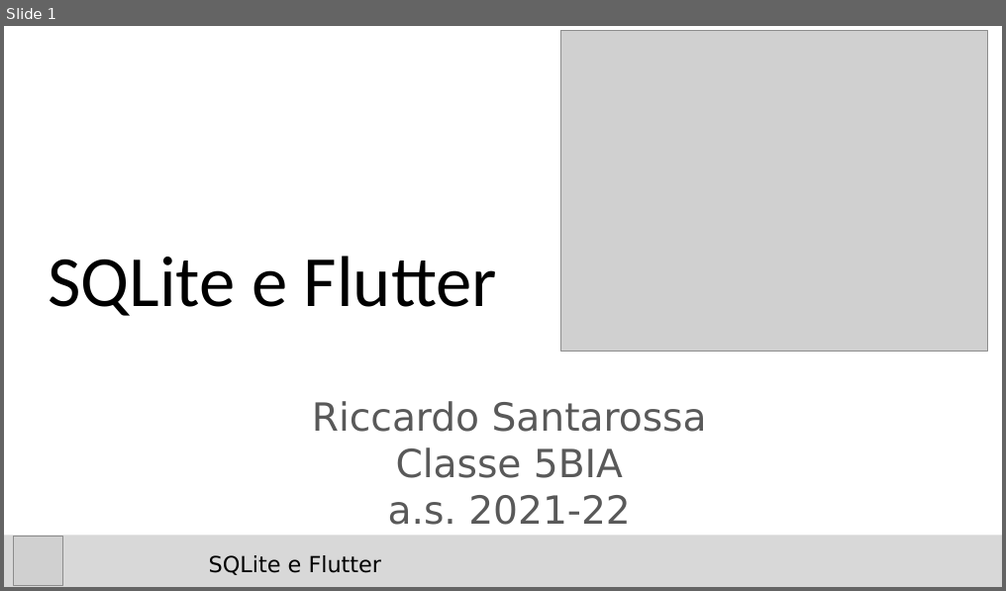
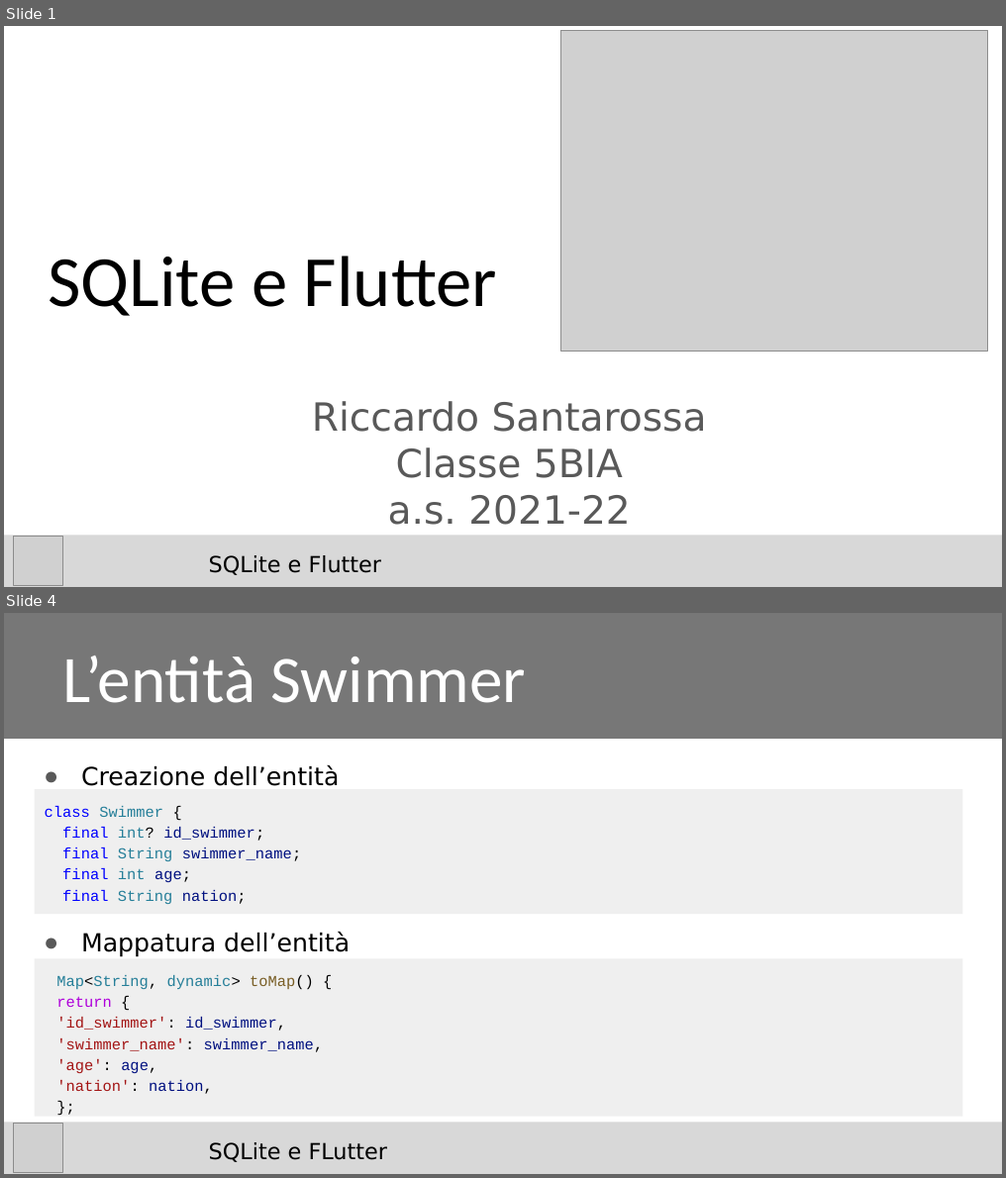
Before and after one commit to riccardosantarossa/SQLit_e_Flutter, a slide deck: Santarossa_Slides.pptx. Shown one above the other, each under a label of ours: slide 1 before the commit, slides 1 and 4 after it; the slides between them are not shown. The pictures are 1006x591 and 1006x1178 pixels, drawn with LibreOffice and Linux fonts; fonts in the diff are those of the drawing; grey boxes stand for pictures; background and template pictures are left out. Boxes give left, top, right and bottom in pixels: in the first picture for what was removed or moved away, otherwise in the second. Text is boxed around its words. In the diff, an @@ line names an element or a change of style, - is before the commit and + after.

```diff
--- a/Santarossa_Slides.pptx
+++ b/Santarossa_Slides.pptx
@@ slide 4 added at [4,613,1002,1174], background #FFFFFF; not listed: 1 template element that a slide beside it also shows @@
@@ title added at [4,613,1002,739], fill #777777, 48 pt, text #FFFFFF @@
+L’entità Swimmer
@@ text added at [34,789,962,914], fill #EFEFEF, 11 pt, text #001080 @@
+class Swimmer {
+final int? id_swimmer;
+final String swimmer_name;
+final int age;
+final String nation;
@@ text added at [81,765,339,786], 18 pt, text #000000 @@
+● Creazione dell’entità
@@ text added at [81,932,350,958], 18 pt, text #000000 @@
+● Mappatura dell’entità
@@ text added at [34,959,962,1117], fill #EFEFEF, 11 pt, text #A31515 @@
+Map<String, dynamic> toMap() {
+return {
+'id_swimmer': id_swimmer,
+'swimmer_name': swimmer_name,
+'age': age,
+'nation': nation,
+};
@@ picture added at [14,1124,62,1172] @@
@@ text added at [209,1143,387,1162], 16 pt, text #000000 @@
+SQLite e FLutter
```
Also in this commit, not shown: 4 other slides added, 3 slides removed.
